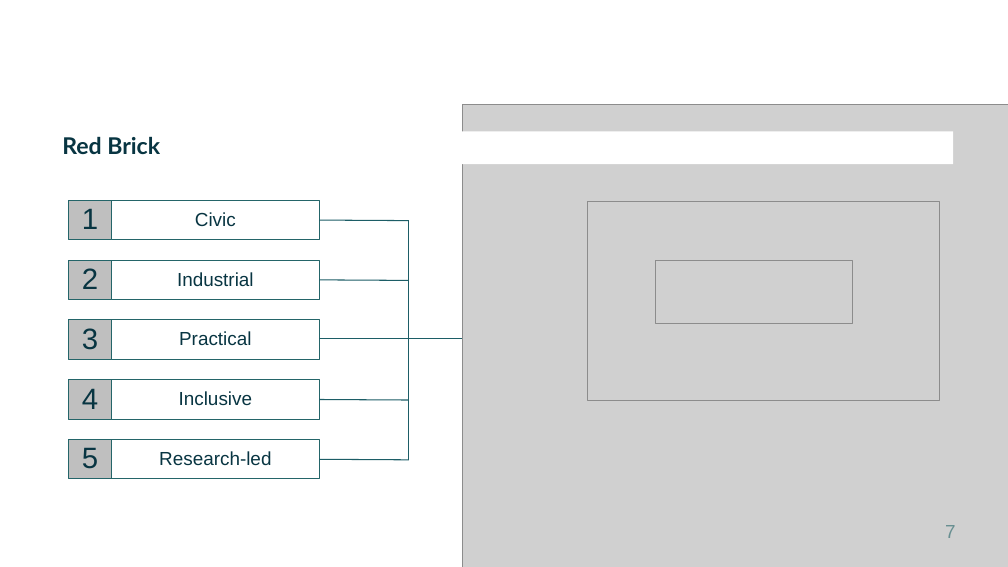
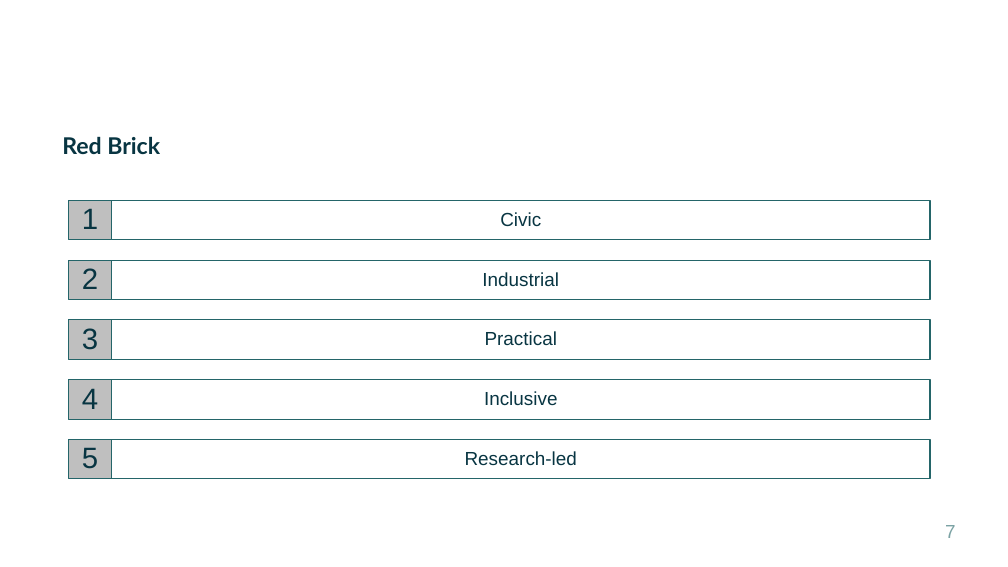
Before and after one commit to antonlerer/lawtracker, a slide deck: slide 7 of out/Prestigious_Universities.pptx. Drawn at 1008x567 pixels with LibreOffice and Linux fonts; fonts in the diff are those of the drawing; grey boxes stand for pictures; background and template pictures are left out. Boxes give left, top, right and bottom in pixels: in the first picture for what was removed or moved away, otherwise in the second. Text is boxed around its words. In the diff, an @@ line names an element or a change of style, - is before the commit and + after.

```diff
--- a/out/Prestigious_Universities.pptx
+++ b/out/Prestigious_Universities.pptx
@@ picture removed at (463,104,1008,567) @@
@@ text "Red Brick" rewrapped from (55,132,954,164) to (62,136,160,154) @@
@@ rectangle "Civic": place and size @@
-rectangle "Civic" at (112,200,320,240)
+rectangle "Civic" at (112,200,931,240)
@@ picture removed at (588,201,939,400) @@
@@ line removed from (319, 220) to (409, 221) @@
@@ line removed from (409, 220) to (409, 460) @@
@@ rectangle "Industrial": place and size @@
-rectangle "Industrial" at (112,260,320,300)
+rectangle "Industrial" at (112,260,931,300)
@@ picture removed at (656,261,852,324) @@
@@ line removed from (319, 280) to (409, 281) @@
@@ rectangle "Practical": place and size @@
-rectangle "Practical" at (112,320,320,360)
+rectangle "Practical" at (112,320,931,360)
@@ line removed from (319, 339) to (602, 339) @@
@@ rectangle "Inclusive": place and size @@
-rectangle "Inclusive" at (112,380,320,420)
+rectangle "Inclusive" at (112,380,931,420)
@@ line removed from (319, 399) to (409, 400) @@
@@ rectangle "Research-led": place and size @@
-rectangle "Research-led" at (112,439,320,479)
+rectangle "Research-led" at (112,439,931,479)
@@ line removed from (319, 460) to (409, 460) @@
```
Also in this commit, not shown: 3 other slides changed, 2 slides added, 2 slides removed.
